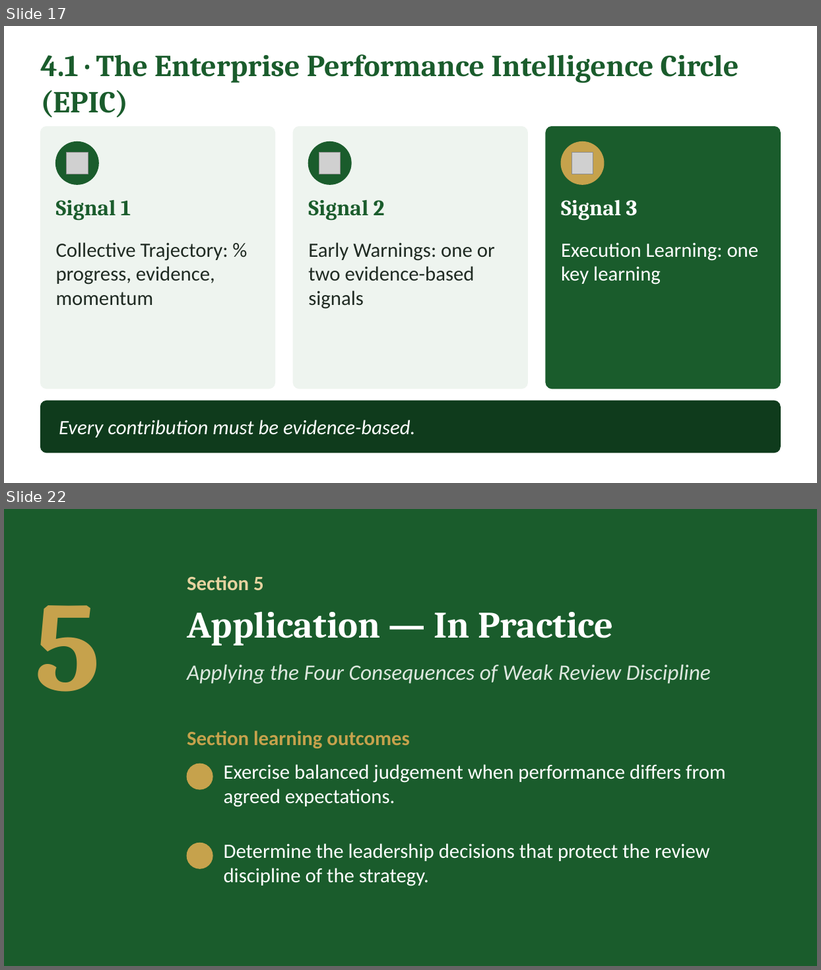
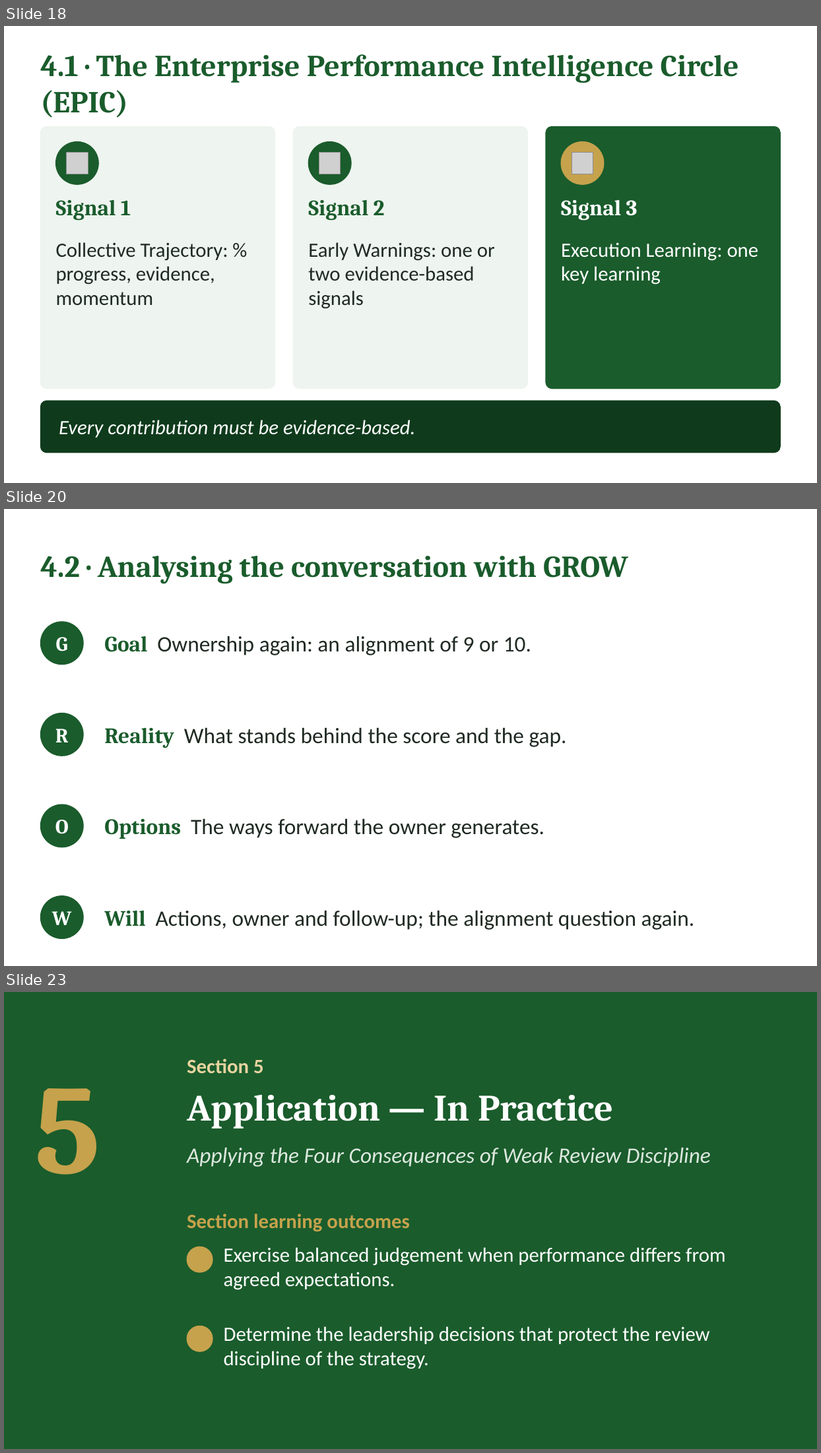
Before and after one commit to IBSL26/ibsl-platform, a slide deck: Unit decks/Unit 08 - Performance Measurement.pptx. Shown one above the other, each under a label of ours: slides 17 and 22 before the commit, slides 18, 20 and 23 after it; the slides between them are not shown. The pictures are 821x970 and 821x1453 pixels, drawn with LibreOffice and Linux fonts; fonts in the diff are those of the drawing; grey boxes stand for pictures; background and template pictures are left out. Boxes give left, top, right and bottom in pixels: in the first picture for what was removed or moved away, otherwise in the second. Text is boxed around its words. In the diff, an @@ line names an element or a change of style, - is before the commit and + after.

Commit message:
Unit 8: velocity reflection, GROW recovery, two role play cases, reflection reframed, Brigade wording replaced

```diff
--- a/Unit decks/Unit 08 - Performance Measurement.pptx
+++ b/Unit decks/Unit 08 - Performance Measurement.pptx
@@ slide 20 added at [4,509,817,966], background #FFFFFF @@
@@ text added at [40,556,628,584], 36 pt, text #1A5C2C, bold @@
+4.2 · Analysing the conversation with GROW
@@ ellipse added at [40,622,83,665], fill #1A5C2C, outline #1A5C2C 1 pt, 24 pt, text #FFFFFF, bold @@
+G
@@ text added at [104,636,531,656], 26 pt, text #1F2A22 @@
+Goal Ownership again: an alignment of 9 or 10.
@@ ellipse added at [40,714,83,756], fill #1A5C2C, outline #1A5C2C 1 pt, 24 pt, text #FFFFFF, bold @@
+R
@@ text added at [104,728,567,748], 26 pt, text #1F2A22 @@
+Reality What stands behind the score and the gap.
@@ ellipse added at [40,805,83,848], fill #1A5C2C, outline #1A5C2C 1 pt, 24 pt, text #FFFFFF, bold @@
+O
@@ text added at [104,819,545,839], 26 pt, text #1F2A22 @@
+Options The ways forward the owner generates.
@@ ellipse added at [40,896,83,939], fill #1A5C2C, outline #1A5C2C 1 pt, 24 pt, text #FFFFFF, bold @@
+W
@@ text added at [104,911,695,930], 26 pt, text #1F2A22 @@
+Will Actions, owner and follow-up; the alignment question again.
@@ what was slide 17 is now slide 18 @@
@@ what was slide 22 is now slide 23 @@
```
Also in this commit, not shown: 4 slides changed, 1 other slide added, 1 slide removed, 14 other files.
